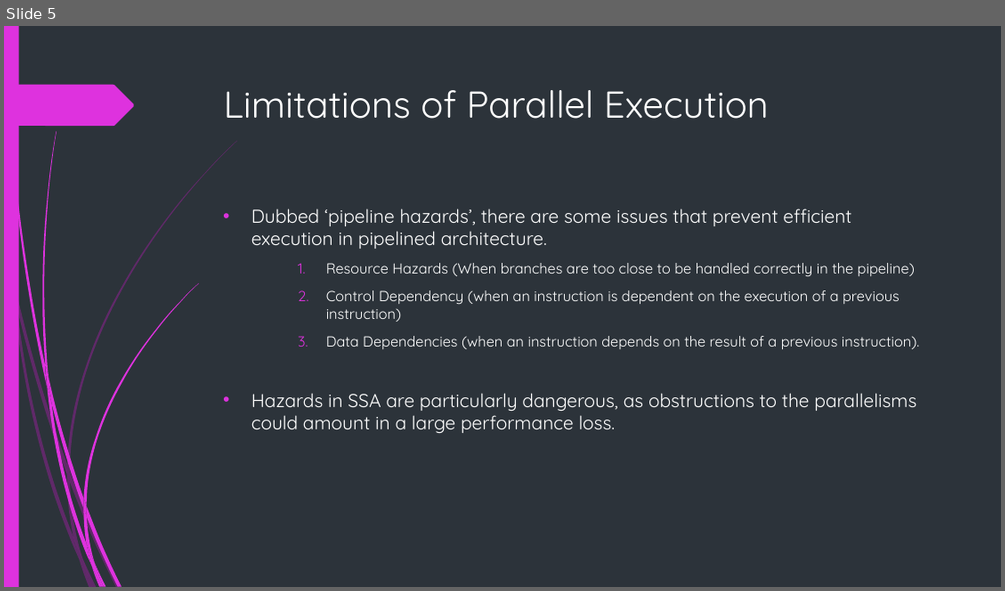
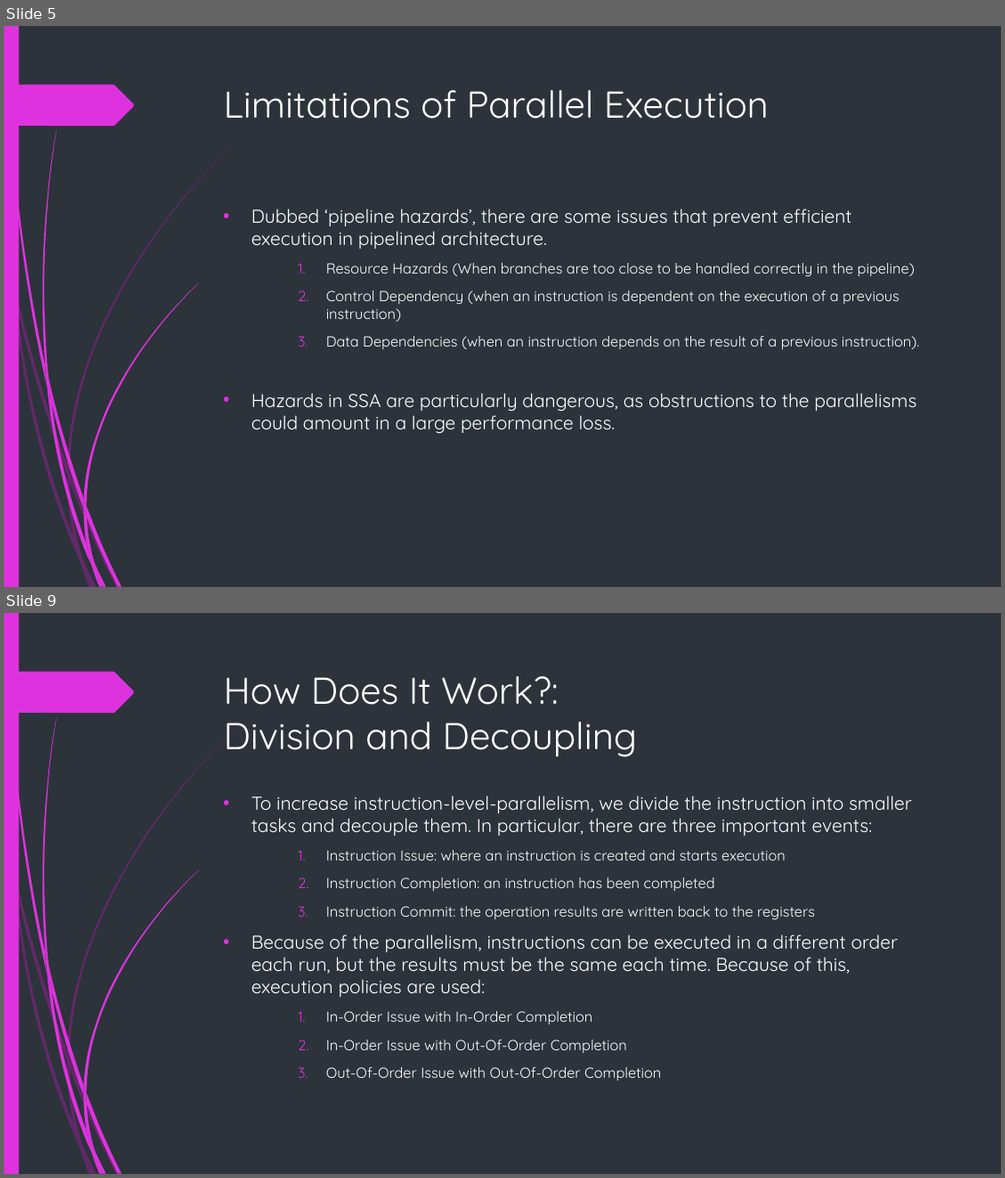
Before and after one commit to BlenderCN-Org/University-Assignments, a slide deck: CS3340 - Computer Architecture/hw5/mgm160130.pptx. Shown one above the other, each under a label of ours: slide 5 before the commit, slides 5 and 9 after it; the slides between them are not shown. The pictures are 1005x591 and 1005x1178 pixels, drawn with LibreOffice and Linux fonts; fonts in the diff are those of the drawing. Boxes give left, top, right and bottom in pixels: in the first picture for what was removed or moved away, otherwise in the second. Text is boxed around its words. In the diff, an @@ line names an element or a change of style, - is before the commit and + after.

```diff
--- a/CS3340 - Computer Architecture/hw5/mgm160130.pptx
+++ b/CS3340 - Computer Architecture/hw5/mgm160130.pptx
@@ slide 9 added at (4,613,1001,1174), background #2C333A; not listed: 24 template elements that a slide beside it also shows @@
@@ title added at (224,676,638,757), 36 pt, text #FFFFFF @@
+How Does It Work?:
+Division and Decoupling
@@ text added at (251,795,912,1080), 14 pt, text #FFFFFF @@
+• To increase instruction-level-parallelism, we divide the instruction into smaller tasks and decouple them. In particular, there are three important events:
+    1. Instruction Issue: where an instruction is created and starts execution
+    2. Instruction Completion: an instruction has been completed
+    3. Instruction Commit: the operation results are written back to the registers
+• Because of the parallelism, instructions can be executed in a different order each run, but the results must be the same each time. Because of this, execution policies are used:
+    1. In-Order Issue with In-Order Completion
+    2. In-Order Issue with Out-Of-Order Completion
+    3. Out-Of-Order Issue with Out-Of-Order Completion
```
Also in this commit, not shown: 4 slides changed, 4 other slides added, 1 slide removed, 1 other file.
